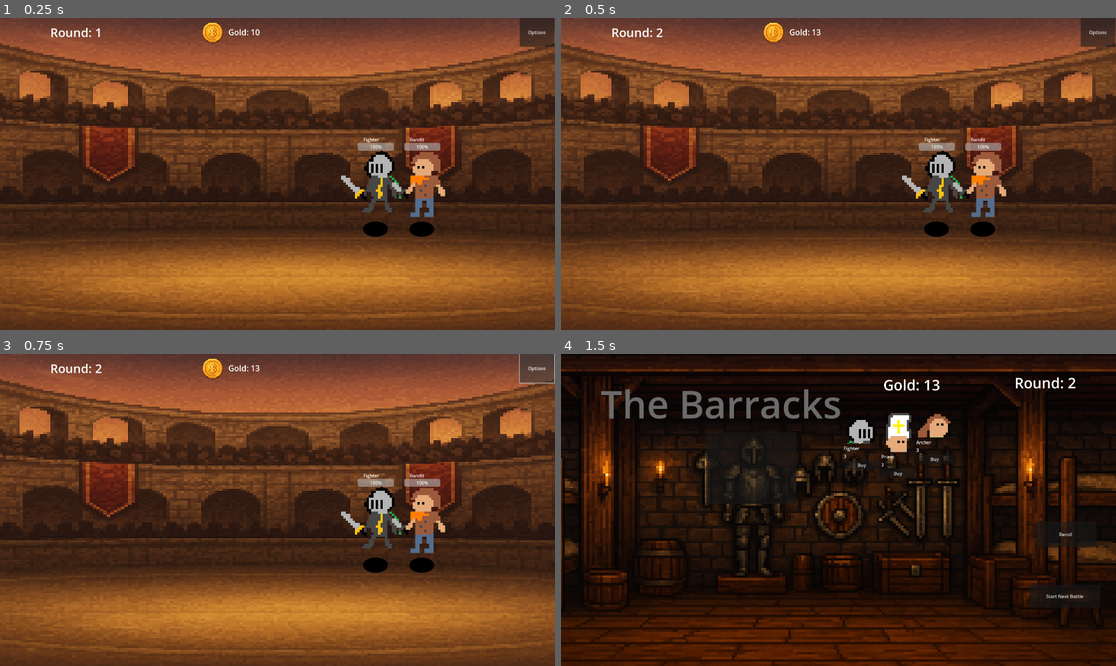
Above: before the commit, frames 1-4 (two rows, left to right).
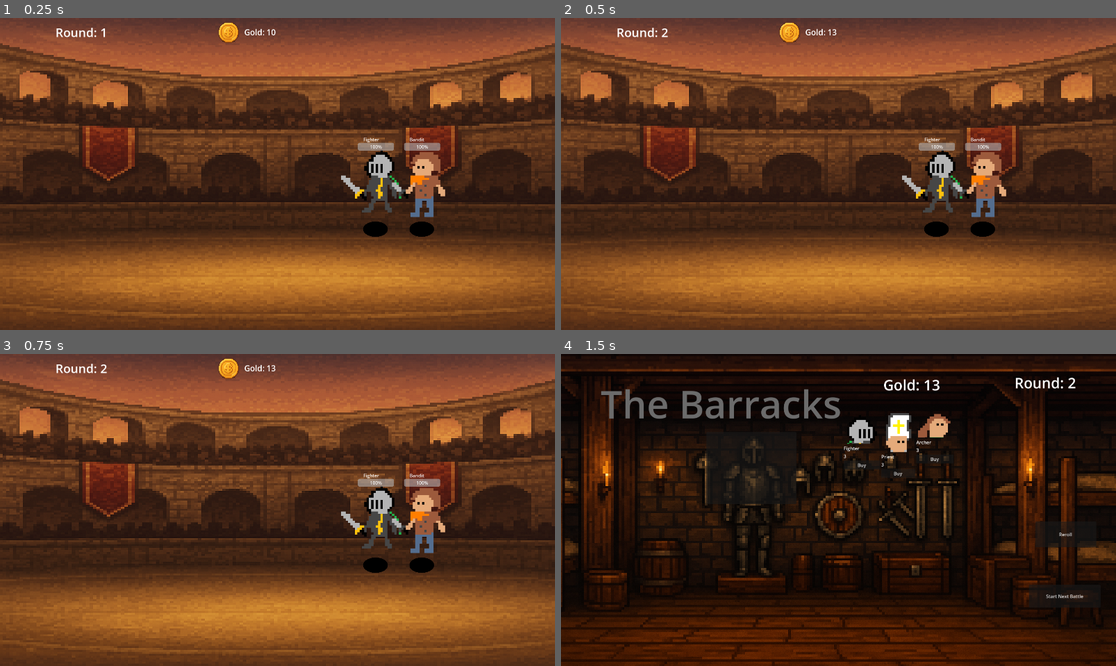
Above: after the commit, the same moments.

Repository: klaswell16/auto_battler
Game: Godot game, scene res://scenes/battle_scene.tscn
Same seed, same stepped clock (60 frames per second), same inputs: the game is played once before the commit and once after it. The engine's default icon, where the game draws it, is replaced by a stand-in: a white triangle on a blue panel in a dark square.
Inputs (mouse positions are in pixels of both pictures, inside the frame that each line leads up to):
- Up to frame 1 (0.25 s): no input
- Up to frame 2 (0.5 s): no input
- Up to frame 3 (0.75 s): click (538, 369) at 0.5 s, where only the run before the commit has a clickable "Options"
- Up to frame 4 (1.5 s): move the mouse to (960, 494) at 1.27 s

The runs differ from the first frame. In frame 1, 1.2% of the frame differs, in the area x 9-100%, y 0-10%; in frame 2, 1.2%; in frame 3, 1.2%; in frame 4, nothing differs.

Commit message:
Take out options button

Diff:
--- a/scenes/battle_scene.tscn
+++ b/scenes/battle_scene.tscn
@@ -134,8 +134,3 @@
 layout_mode = 2
 size_flags_horizontal = 3
 size_flags_stretch_ratio = 1.21
-
-[node name="OptionsButton" type="Button" parent="TopBar"]
-custom_minimum_size = Vector2(120, 64)
-layout_mode = 2
-text = "Options"
